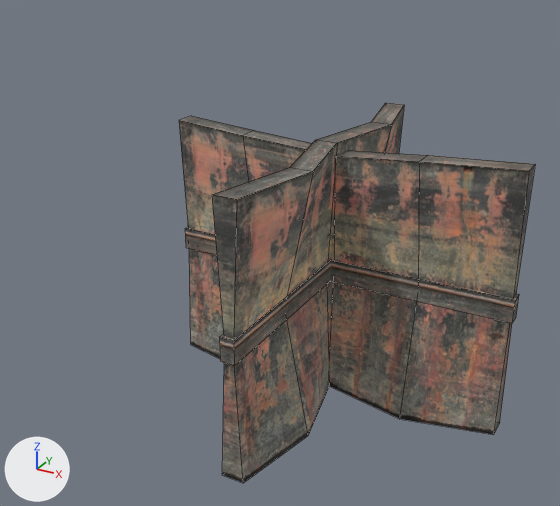
The FBX model Assets/Models/wall_X.FBX, before and after one commit.
Both versions are drawn from a 50 mm lens placed at (2.217, -1.755, 1.285), pointed at (1.233, 0.034, 0.39). Arrows for +X, +Y and +Z are at lower left; the lights stay in place. Mesh edges are drawn as thin lines. Where no turn or scale is listed for an object, it has been applied to the vertices.

Objects in the first picture: 'Box015', 'Box016', 'wall_base001', 'wall_base002'.
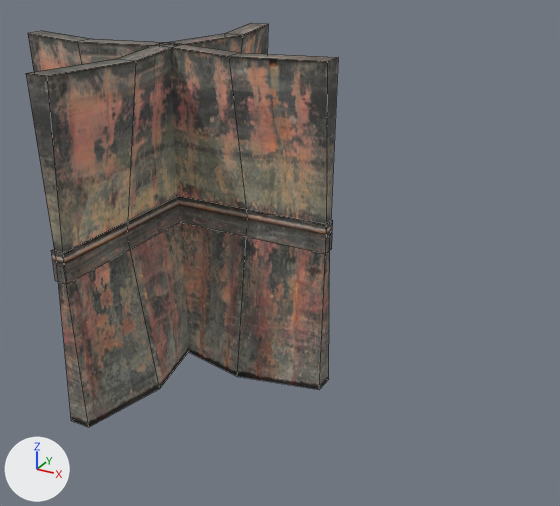
Commit message: fixing walls + font

ob_wall_i002 is not drawn itself; it is the parent of ob_untitled_002, ob_wall_base002.
ob_wall_x is not drawn itself; it is the parent of ob_untitled, ob_wall_i001, ob_wall_i002.
ob_wall_i001 is not drawn itself; it is the parent of ob_wall_base001, ob_untitled_001.

Boxes (x1, y1, x2, y2) around the edits, measured in the pictures (560 x 506 px):
'wall_base002', moved, turned, rescaled: before (179, 116, 535, 435); after (28, 31, 338, 390)
'wall_base001', moved, turned, rescaled: before (212, 103, 404, 483); after (26, 23, 268, 427)
'Box016', deleted: before (185, 227, 519, 323)
'Box023', added: after (178, 196, 333, 254)
'Box022', added: after (51, 195, 180, 284)
'Box015', deleted: before (220, 260, 331, 366)

The change, as a list of edits to the scene's bpy script:
```text
Add me_mesh_001_1:
    me_mesh_001_1.from_pydata(...)  # a box spanning x -0.502..0.505, y -0.02..0.02, z 0.0..0.084
    me_mesh_001_1.materials.append(mat_material__2)  # picture img_wall_metal_jpg
Add me_mesh_003_1:
    me_mesh_003_1.from_pydata(...)  # a box spanning x -0.02..0.02, y -0.502..0.505, z 0.0..0.084
    me_mesh_003_1.materials.append(mat_material__2)  # picture img_wall_metal_jpg
Change ob_wall_x:
    ob_wall_x.rotation_euler: (-1.571, 0.0, 0.0) -> (0.0, 0.0, 0.0)  # degrees (-90, 0, 0) -> degrees (0, 0, 0)
    ob_wall_x.location: (1.378, 0.048, 0.000526) -> (0.886, 0.0248, 0.0)
    ob_wall_x.scale: (0.0123, 0.0123, 0.0123) -> (0.001, 0.001, 0.001)
Change ob_wall_base002:
    ob_wall_base002.location: (-2.201, 0.0, -30.0) -> (0.00285, 0.0, 0.0)
    ob_wall_base002.rotation_euler: (0.0, 0.0, 0.0) -> (1.571, 0.0, 0.0)  # degrees (0, 0, 0) -> degrees (90, 0, 0)
Change ob_wall_i001:
    ob_wall_i001.location: (1.824, -30.0, -1.565) -> (-0.000061, -0.000101, 0.0000916)
    ob_wall_i001.rotation_euler: (1.571, 0.0, 0.0) -> (-1.571, 0.0, 0.0)  # degrees (90, 0, 0) -> degrees (-90, 0, 0)
    ob_wall_i001.scale: (1.0, 1.0, 1.0) -> (12.6, 15.8, 12.6)
Remove ob_box015:
    ob_box015 = bpy.data.objects.new('Box015', me_mesh_001)
    ob_box015.location = (1.373, 0.029, 0.337)
Change ob_wall_base001:
    ob_wall_base001.location: (-2.201, 0.0, -30.0) -> (0.00285, 0.0, 0.0)
    ob_wall_base001.rotation_euler: (0.0, 0.0, 0.0) -> (1.571, 0.0, 0.0)  # degrees (0, 0, 0) -> degrees (90, 0, 0)
Change ob_wall_i002:
    ob_wall_i002.location: (1.824, -30.0, -1.565) -> (-0.000061, -0.000101, 0.0000916)
    ob_wall_i002.rotation_euler: (1.571, 1.571, 0.0) -> (-1.571, 0.0, -1.571)  # degrees (90, 90, 0) -> degrees (-90, 0, -90)
    ob_wall_i002.scale: (1.0, 1.0, 1.0) -> (12.6, 15.8, 12.6)
Remove ob_box016:
    ob_box016 = bpy.data.objects.new('Box016', me_mesh_003)
    ob_box016.location = (1.4, 0.056, 0.337)
Add ob_box023:
    ob_box023 = bpy.data.objects.new('Box023', me_mesh_001_1)
    ob_box023.location = (0.886, 0.025, 0.433)
Add ob_box022:
    ob_box022 = bpy.data.objects.new('Box022', me_mesh_003_1)
    ob_box022.location = (0.886, 0.025, 0.433)
```
